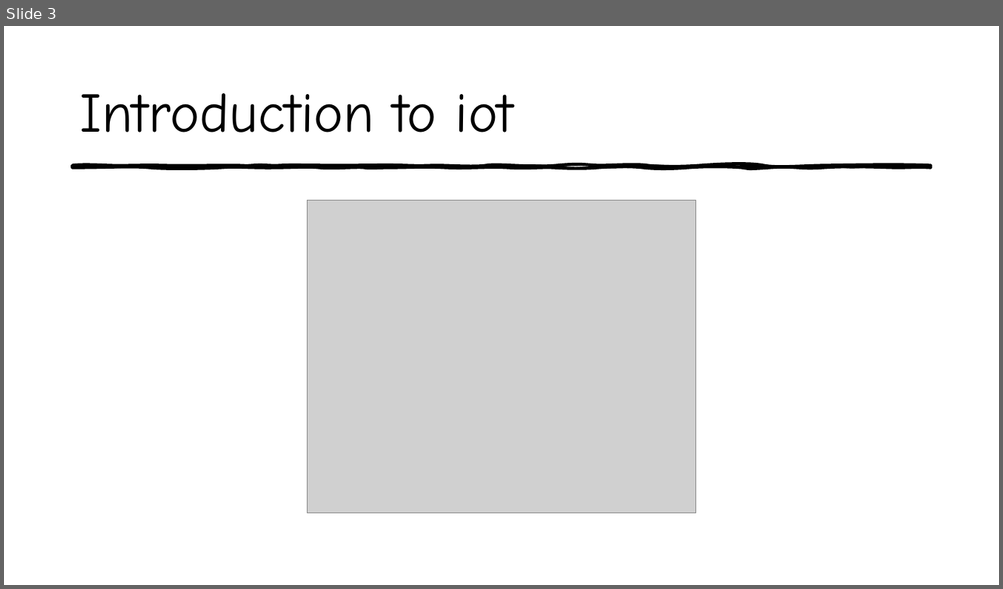
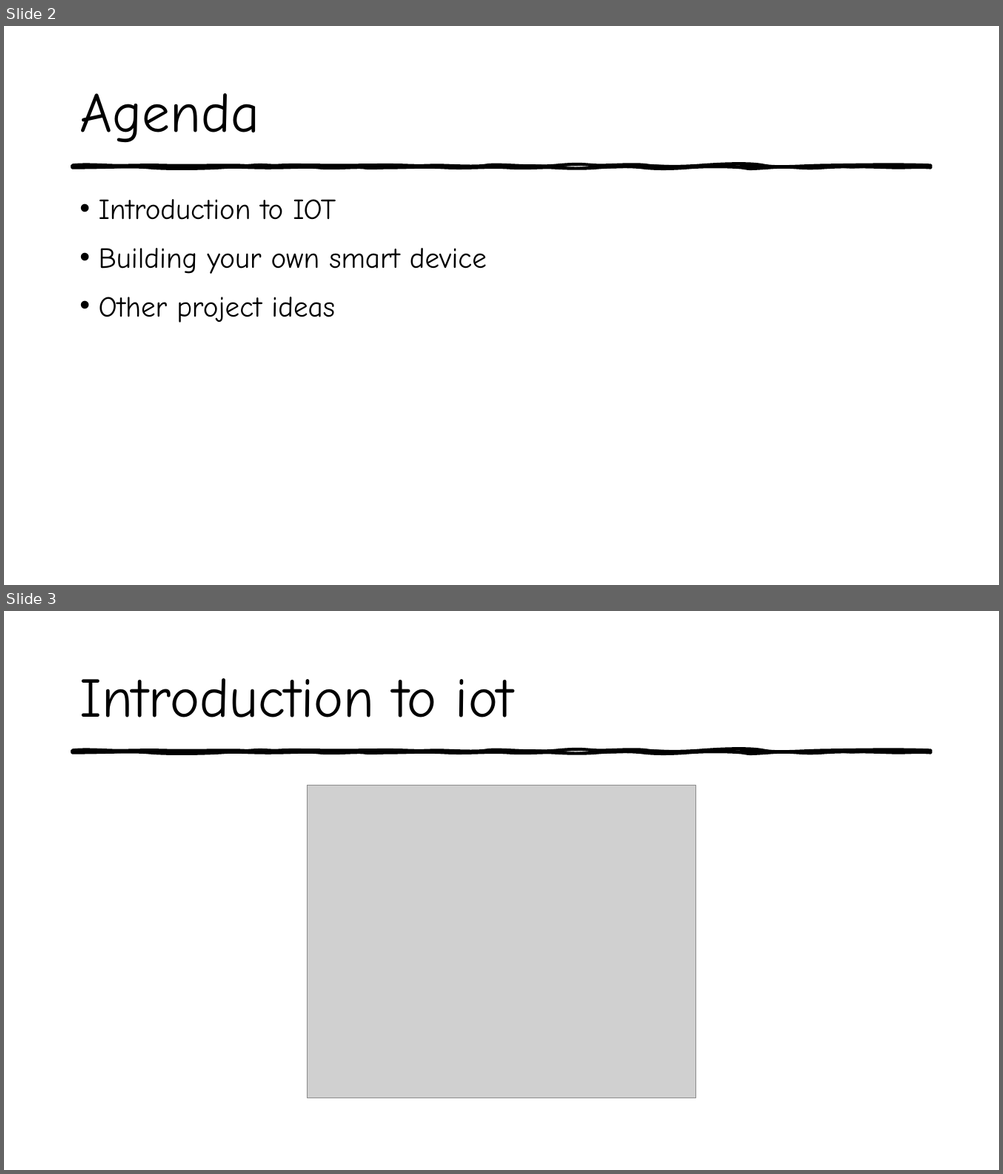
Before and after one commit to aswinpchn/Task, a slide deck: LEDController Raspberry Pi/Build your own smart device.pptx. Shown one above the other, each under a label of ours: slide 3 before the commit, slides 2 and 3 after it. The pictures are 1003x589 and 1003x1174 pixels, drawn with LibreOffice and Linux fonts; fonts in the diff are those of the drawing; grey boxes stand for pictures. Boxes give left, top, right and bottom in pixels: in the first picture for what was removed or moved away, otherwise in the second. Text is boxed around its words. In the diff, an @@ line names an element or a change of style, - is before the commit and + after.

```diff
--- a/LEDController Raspberry Pi/Build your own smart device.pptx
+++ b/LEDController Raspberry Pi/Build your own smart device.pptx
@@ slide 2 added at <box>4,26,999,585</box>, background #FFFFFF; not listed: 1 template element that a slide beside it also shows @@
@@ title added at <box>79,93,259,143</box>, 54 pt, text #000000 @@
+Agenda
@@ text added at <box>99,199,486,323</box>, 28 pt, text #000000 @@
+• Introduction to IOT
+• Building your own smart device
+• Other project ideas
```
Also in this commit, not shown: 5 slides changed, 6 other slides added, 1 slide removed, 2 other files.
